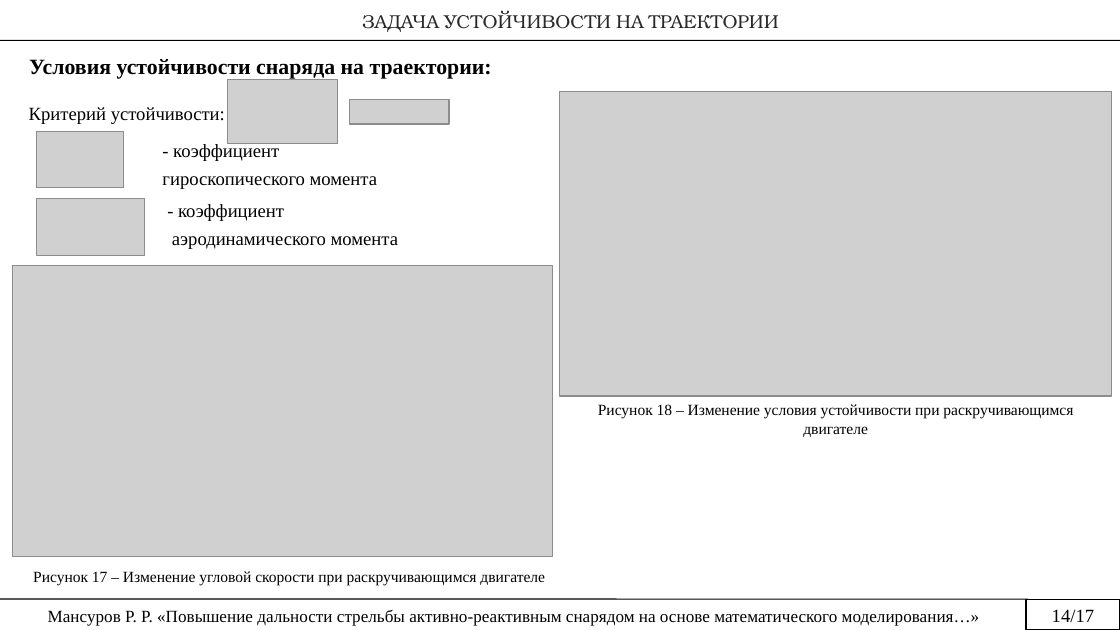
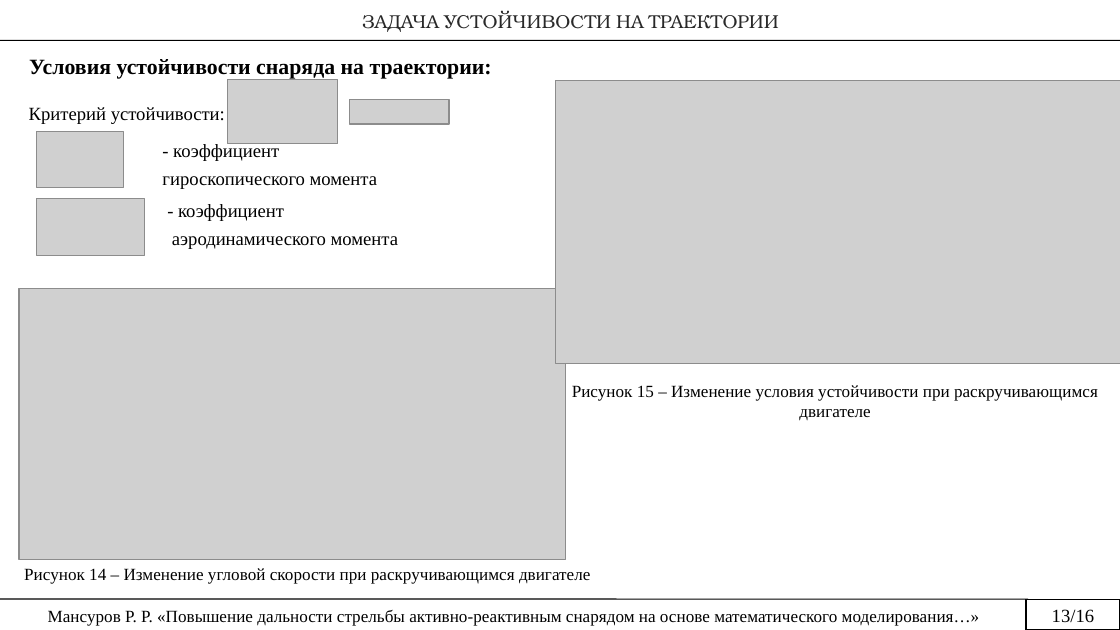
Before and after one commit to rustam-mansurov/cats, a slide deck: slide 13 of Диссертация/Мансуров Презентация.pptx (slide 16 before the commit). Drawn at 1120x630 pixels with LibreOffice and Linux fonts; fonts in the diff are those of the drawing; grey boxes stand for pictures. Boxes give left, top, right and bottom in pixels: in the first picture for what was removed or moved away, otherwise in the second. Text is boxed around its words. In the diff, an @@ line names an element or a change of style, - is before the commit and + after.

```diff
--- a/Диссертация/Мансуров Презентация.pptx
+++ b/Диссертация/Мансуров Презентация.pptx
@@ picture: place and size @@
-picture at (559, 92, 1111, 396)
+picture at (556, 81, 1120, 364)
@@ picture: place and size @@
-picture at (12, 265, 552, 556)
+picture at (19, 288, 566, 559)
@@ text at (572, 385, 1098, 421): text changed; size 10 to 11 pt @@
-Рисунок 18 – Изменение условия устойчивости при раскручивающимся двигателе
+Рисунок 15 – Изменение условия устойчивости при раскручивающимся двигателе
@@ text at (24, 568, 590, 584): text changed; size 10 to 11 pt @@
-Рисунок 17 – Изменение угловой скорости при раскручивающимся двигателе
+Рисунок 14 – Изменение угловой скорости при раскручивающимся двигателе
@@ text in rectangle at (1052, 609, 1094, 622): text changed @@
-14/17
+13/16
```
Also in this commit, not shown: 12 other slides changed, 1 slide added, 7 slides removed, 16 other files.
